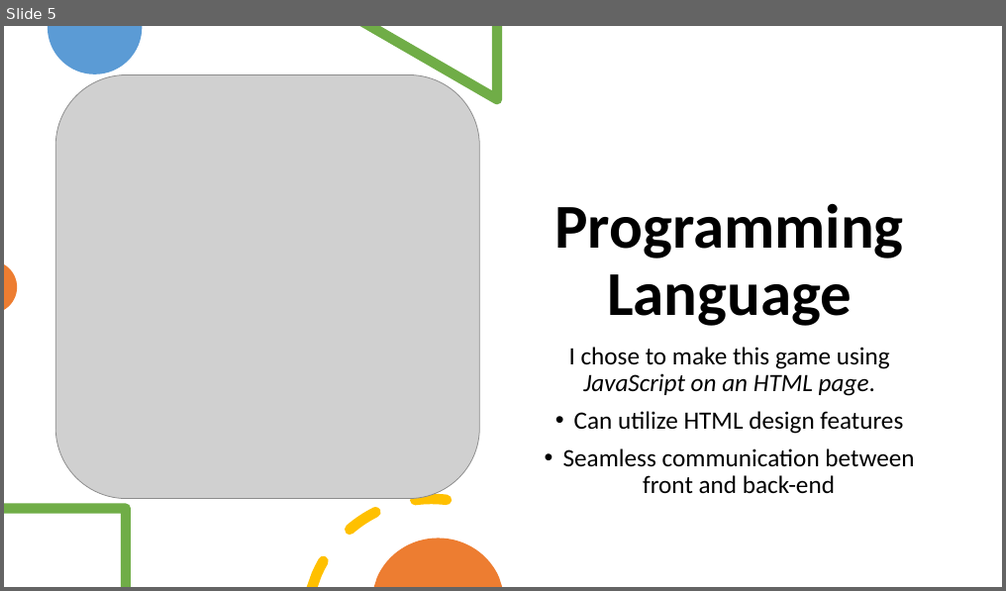
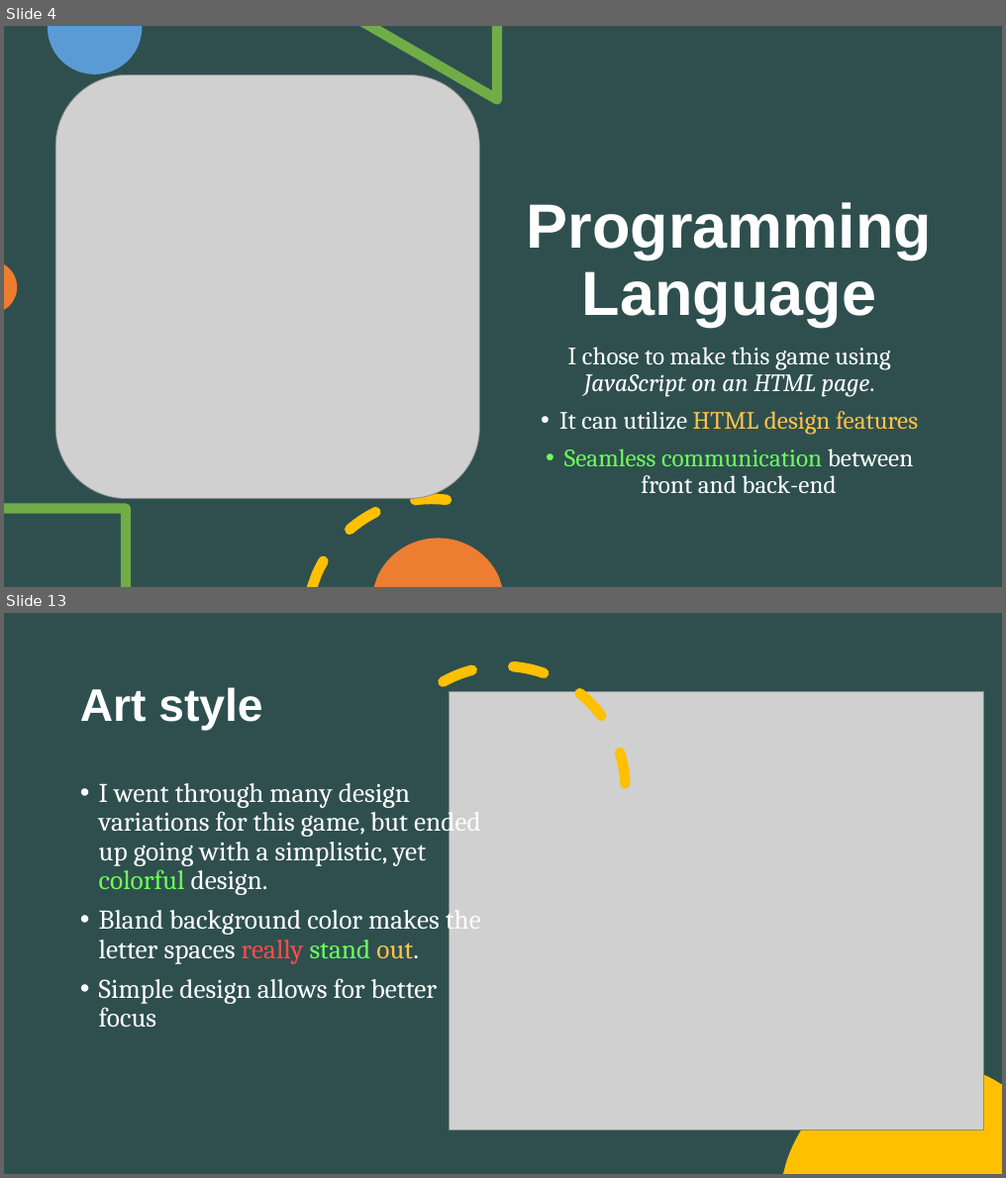
Before and after one commit to MatteoSalverio/ratlab, a slide deck: projects/crosswordle2/CrossWordle Presentation.pptx. Shown one above the other, each under a label of ours: slide 5 before the commit, slides 4 and 13 after it; the slides between them are not shown. The pictures are 1006x591 and 1006x1178 pixels, drawn with LibreOffice and Linux fonts; fonts in the diff are those of the drawing; grey boxes stand for pictures. Boxes give left, top, right and bottom in pixels: in the first picture for what was removed or moved away, otherwise in the second. Text is boxed around its words. In the diff, an @@ line names an element or a change of style, - is before the commit and + after.

```diff
--- a/projects/crosswordle2/CrossWordle Presentation.pptx
+++ b/projects/crosswordle2/CrossWordle Presentation.pptx
@@ slide 13 added at box(4, 613, 1002, 1174), background #2F4F4F @@
@@ arc (boxed as its full ellipse) added at box(380, 666, 626, 911), outline #FFC000 10 pt dashed @@
@@ title added at box(80, 687, 262, 731), 44 pt, text #FFFFFF, bold @@
+Art style
@@ picture added at box(449, 691, 984, 1131) @@
@@ text added at box(99, 783, 481, 1027), 26 pt, text #FFFFFF @@
+• I went through many design variations for this game, but ended up going with a simplistic, yet colorful design.
+• Bland background color makes the letter spaces really stand out.
+• Simple design allows for better focus
@@ freeform shape added at box(783, 1062, 1002, 1174), fill #FFC000 @@
@@ what was slide 5 is now slide 4 @@
@@ slide 4 changed as well @@
@@ background #FFFFFF to #2F4F4F @@
@@ title "Programming Language" at box(527, 202, 932, 326): font Calibri to Arial, text colour #000000 to #FFFFFF @@
@@ text at box(564, 347, 914, 494): font Calibri to Cambria in "I chose to make this game using ...", "Seamless communication between front and back-end"; text colour #000000 to #FFFFFF in "I chose to make this game using ...", "between front and back-end"; text colour #000000 to #6CFF59 in "Seamless communication" @@
@@ text at box(559, 411, 918, 435): text changed; font Calibri to Cambria; text colour #000000 to #FFC34A @@
-• Can utilize HTML design features
+• It can utilize HTML design features
```
Also in this commit, not shown: 4 other slides changed, 10 other slides added, 1 slide removed, 3 other files.
